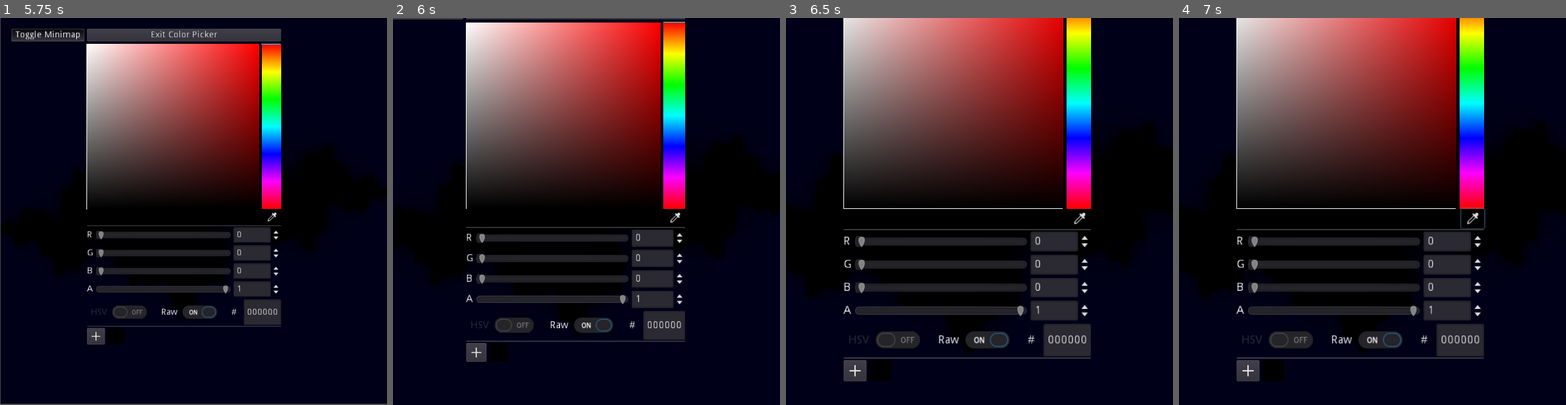
Above: before the commit, frames 1-4 (left to right).
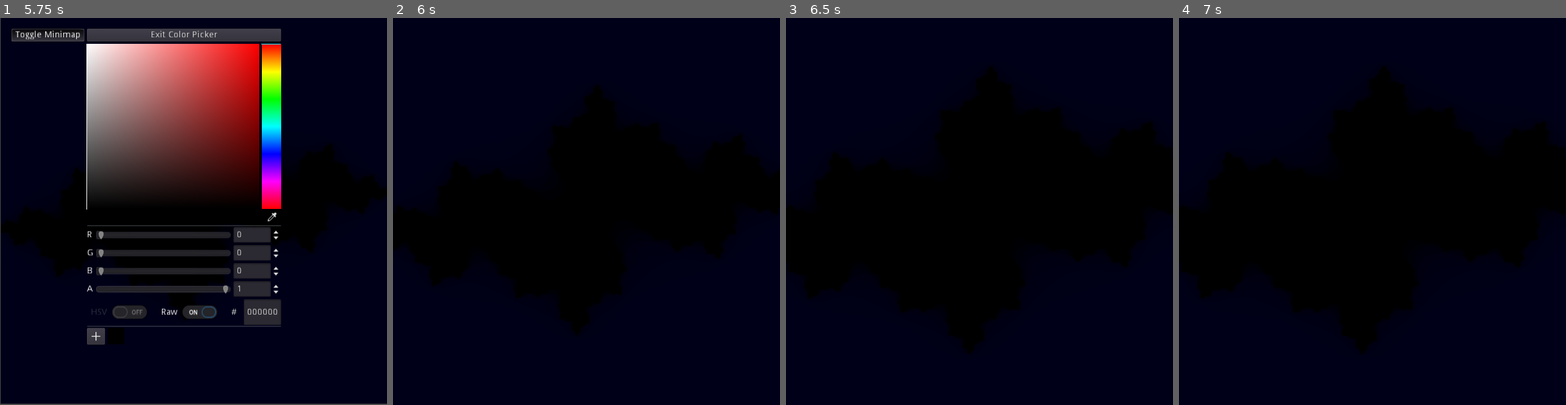
Above: after the commit, the same moments.

Repository: jammin-ben/Julia_Generator
Game: Godot game, scene res://main.tscn
The game is run twice, just before and just after one commit, with the same random seed, the same clock (stepped at 60 frames per second) and the same inputs. The engine's default icon, where the game draws it, is replaced by a stand-in: a white triangle on a blue panel in a dark square.
Inputs (mouse positions are in pixels of both pictures, inside the frame that each line leads up to):
- Up to frame 1 (5.75 s): click "Toggle Minimap" at 0.5 s; click "Choose Color" at 1.25 s; click (270, 215) at 2 s; click "HSV" at 2.75 s; click "Raw" at 3.5 s; click (96, 335) at 4.25 s; click (116, 335) at 5.02 s
- Up to frame 2 (6 s): tap Enter (ui_accept) at 5.75 s; hold D (right) from 5.78 s (still down); tap H (hide_ui, bound only after the commit) at 5.85 s
- Up to frame 3 (6.5 s): keep holding D (right); tap Enter (ui_accept) at 6.02 s
- Up to frame 4 (7 s): release D (right) at 6.5 s; click (1473, 219) at 6.52 s

Frame 1 is identical in both runs. In frame 2, 32% of the frame differs, in the area x 0-76%, y 0-89%; in frame 3, 38%; in frame 4, 38%, in the area x 14-80%, y 0-94%.

Commit message:
added ui toggle

Diff:
--- a/TextureRect.gd
+++ b/TextureRect.gd
@@ -8,6 +8,7 @@
 var iter_accel = 0
 var camera_zoom = 1
 signal c_changed(c)
+signal hide_ui()
 
 func _process(delta):
 	var iter_delta = Input.get_action_strength("iterup") - Input.get_action_strength("iterdown")
@@ -30,7 +31,8 @@
 		self.material.set_shader_param("c",c)
 		emit_signal("c_changed",c)
 
-
+	if Input.is_action_just_pressed("hide_ui"):
+		emit_signal("hide_ui")
 
 func _on_ColorPicker_color_changed(color):
 	self.material.set_shader_param("r",color.r)
--- /dev/null
+++ b/UI.gd
@@ -0,0 +1,5 @@
+extends MarginContainer
+
+
+func _on_Juliaboi_hide_ui():
+	visible = not visible
--- a/main.tscn
+++ b/main.tscn
@@ -1,13 +1,14 @@
-[gd_scene load_steps=11 format=2]
+[gd_scene load_steps=12 format=2]
 
 [ext_resource path="res://Camera2D.gd" type="Script" id=1]
 [ext_resource path="res://new_shadermaterial.tres" type="Material" id=2]
 [ext_resource path="res://icon.png" type="Texture" id=3]
 [ext_resource path="res://TextureRect.gd" type="Script" id=4]
-[ext_resource path="res://Mandelboi.gd" type="Script" id=5]
-[ext_resource path="res://MenuButton.gd" type="Script" id=6]
-[ext_resource path="res://ExitColorButton.gd" type="Script" id=7]
-[ext_resource path="res://ColorPicker.gd" type="Script" id=8]
+[ext_resource path="res://UI.gd" type="Script" id=5]
+[ext_resource path="res://Mandelboi.gd" type="Script" id=6]
+[ext_resource path="res://MenuButton.gd" type="Script" id=7]
+[ext_resource path="res://ExitColorButton.gd" type="Script" id=8]
+[ext_resource path="res://ColorPicker.gd" type="Script" id=9]
 
 [sub_resource type="Shader" id=1]
 code = "shader_type canvas_item;
@@ -83,72 +84,74 @@
 stretch_mode = 1
 script = ExtResource( 4 )
 
-[node name="MarginContainer" type="MarginContainer" parent="."]
+[node name="UI" type="MarginContainer" parent="."]
 custom_constants/margin_right = 20
 custom_constants/margin_top = 20
 custom_constants/margin_left = 20
 custom_constants/margin_bottom = 20
+script = ExtResource( 5 )
 
-[node name="HBoxContainer" type="HBoxContainer" parent="MarginContainer"]
+[node name="HBoxContainer" type="HBoxContainer" parent="UI"]
 margin_left = 20.0
 margin_top = 20.0
-margin_right = 310.0
+margin_right = 233.0
 margin_bottom = 108.0
 
-[node name="VBoxContainer2" type="VBoxContainer" parent="MarginContainer/HBoxContainer"]
+[node name="VBoxContainer2" type="VBoxContainer" parent="UI/HBoxContainer"]
 margin_right = 113.0
 margin_bottom = 88.0
 
-[node name="MandelButton" type="Button" parent="MarginContainer/HBoxContainer/VBoxContainer2"]
+[node name="MandelButton" type="Button" parent="UI/HBoxContainer/VBoxContainer2"]
 margin_right = 113.0
 margin_bottom = 20.0
 toggle_mode = true
 text = "Toggle Minimap"
 
-[node name="Mandelboi" type="TextureRect" parent="MarginContainer/HBoxContainer/VBoxContainer2"]
+[node name="Mandelboi" type="TextureRect" parent="UI/HBoxContainer/VBoxContainer2"]
 material = SubResource( 2 )
 margin_top = 24.0
 margin_right = 113.0
-margin_bottom = 137.0
+margin_bottom = 88.0
 texture = ExtResource( 3 )
 stretch_mode = 1
-script = ExtResource( 5 )
+script = ExtResource( 6 )
 
-[node name="VBoxContainer" type="VBoxContainer" parent="MarginContainer/HBoxContainer"]
+[node name="VBoxContainer" type="VBoxContainer" parent="UI/HBoxContainer"]
 margin_left = 117.0
 margin_right = 213.0
 margin_bottom = 88.0
 
-[node name="MenuButton" type="Button" parent="MarginContainer/HBoxContainer/VBoxContainer"]
+[node name="MenuButton" type="Button" parent="UI/HBoxContainer/VBoxContainer"]
 margin_right = 96.0
 margin_bottom = 20.0
 text = "Choose Color"
-script = ExtResource( 6 )
+script = ExtResource( 7 )
 
-[node name="ExitColorButton" type="Button" parent="MarginContainer/HBoxContainer/VBoxContainer"]
+[node name="ExitColorButton" type="Button" parent="UI/HBoxContainer/VBoxContainer"]
 visible = false
 margin_top = 24.0
 margin_right = 115.0
 margin_bottom = 44.0
 text = "Exit Color Picker"
-script = ExtResource( 7 )
+script = ExtResource( 8 )
 
-[node name="ColorPicker" type="ColorPicker" parent="MarginContainer/HBoxContainer/VBoxContainer"]
+[node name="ColorPicker" type="ColorPicker" parent="UI/HBoxContainer/VBoxContainer"]
 visible = false
 margin_left = 122.0
 margin_top = -14.0
 margin_right = 412.0
 margin_bottom = 448.0
 color = Color( 0.0980392, 0.901961, 0.705882, 1 )
-script = ExtResource( 8 )
+script = ExtResource( 9 )
 
 [connection signal="zoom_changed" from="Camera2D" to="Juliaboi" method="_on_Camera2D_zoom_changed"]
-[connection signal="c_changed" from="Juliaboi" to="MarginContainer/HBoxContainer/VBoxContainer2/Mandelboi" method="_on_Juliaboi_c_changed"]
-[connection signal="toggled" from="MarginContainer/HBoxContainer/VBoxContainer2/MandelButton" to="MarginContainer/HBoxContainer/VBoxContainer2/Mandelboi" method="_on_MandelButton_toggled"]
-[connection signal="button_up" from="MarginContainer/HBoxContainer/VBoxContainer/MenuButton" to="MarginContainer/HBoxContainer/VBoxContainer/ColorPicker" method="_on_MenuButton_button_up"]
-[connection signal="button_up" from="MarginContainer/HBoxContainer/VBoxContainer/MenuButton" to="MarginContainer/HBoxContainer/VBoxContainer/MenuButton" method="_on_MenuButton_button_up"]
-[connection signal="button_up" from="MarginContainer/HBoxContainer/VBoxContainer/MenuButton" to="MarginContainer/HBoxContainer/VBoxContainer/ExitColorButton" method="_on_MenuButton_button_up"]
-[connection signal="button_up" from="MarginContainer/HBoxContainer/VBoxContainer/ExitColorButton" to="MarginContainer/HBoxContainer/VBoxContainer/ColorPicker" method="_on_ExitColorButton_button_up"]
-[connection signal="button_up" from="MarginContainer/HBoxContainer/VBoxContainer/ExitColorButton" to="MarginContainer/HBoxContainer/VBoxContainer/MenuButton" method="_on_ExitColorButton_button_up"]
-[connection signal="button_up" from="MarginContainer/HBoxContainer/VBoxContainer/ExitColorButton" to="MarginContainer/HBoxContainer/VBoxContainer/ExitColorButton" method="_on_ExitColorButton_button_up"]
-[connection signal="color_changed" from="MarginContainer/HBoxContainer/VBoxContainer/ColorPicker" to="Juliaboi" method="_on_ColorPicker_color_changed"]
+[connection signal="c_changed" from="Juliaboi" to="UI/HBoxContainer/VBoxContainer2/Mandelboi" method="_on_Juliaboi_c_changed"]
+[connection signal="hide_ui" from="Juliaboi" to="UI" method="_on_Juliaboi_hide_ui"]
+[connection signal="toggled" from="UI/HBoxContainer/VBoxContainer2/MandelButton" to="UI/HBoxContainer/VBoxContainer2/Mandelboi" method="_on_MandelButton_toggled"]
+[connection signal="button_up" from="UI/HBoxContainer/VBoxContainer/MenuButton" to="UI/HBoxContainer/VBoxContainer/ColorPicker" method="_on_MenuButton_button_up"]
+[connection signal="button_up" from="UI/HBoxContainer/VBoxContainer/MenuButton" to="UI/HBoxContainer/VBoxContainer/MenuButton" method="_on_MenuButton_button_up"]
+[connection signal="button_up" from="UI/HBoxContainer/VBoxContainer/MenuButton" to="UI/HBoxContainer/VBoxContainer/ExitColorButton" method="_on_MenuButton_button_up"]
+[connection signal="button_up" from="UI/HBoxContainer/VBoxContainer/ExitColorButton" to="UI/HBoxContainer/VBoxContainer/ColorPicker" method="_on_ExitColorButton_button_up"]
+[connection signal="button_up" from="UI/HBoxContainer/VBoxContainer/ExitColorButton" to="UI/HBoxContainer/VBoxContainer/MenuButton" method="_on_ExitColorButton_button_up"]
+[connection signal="button_up" from="UI/HBoxContainer/VBoxContainer/ExitColorButton" to="UI/HBoxContainer/VBoxContainer/ExitColorButton" method="_on_ExitColorButton_button_up"]
+[connection signal="color_changed" from="UI/HBoxContainer/VBoxContainer/ColorPicker" to="Juliaboi" method="_on_ColorPicker_color_changed"]
--- a/project.godot
+++ b/project.godot
@@ -64,6 +64,11 @@
 "events": [ Object(InputEventKey,"resource_local_to_scene":false,"resource_name":"","device":0,"alt":false,"shift":false,"control":false,"meta":false,"command":false,"pressed":false,"scancode":68,"unicode":0,"echo":false,"script":null)
  ]
 }
+hide_ui={
+"deadzone": 0.5,
+"events": [ Object(InputEventKey,"resource_local_to_scene":false,"resource_name":"","device":0,"alt":false,"shift":false,"control":false,"meta":false,"command":false,"pressed":false,"scancode":72,"unicode":0,"echo":false,"script":null)
+ ]
+}
 
 [rendering]
 
